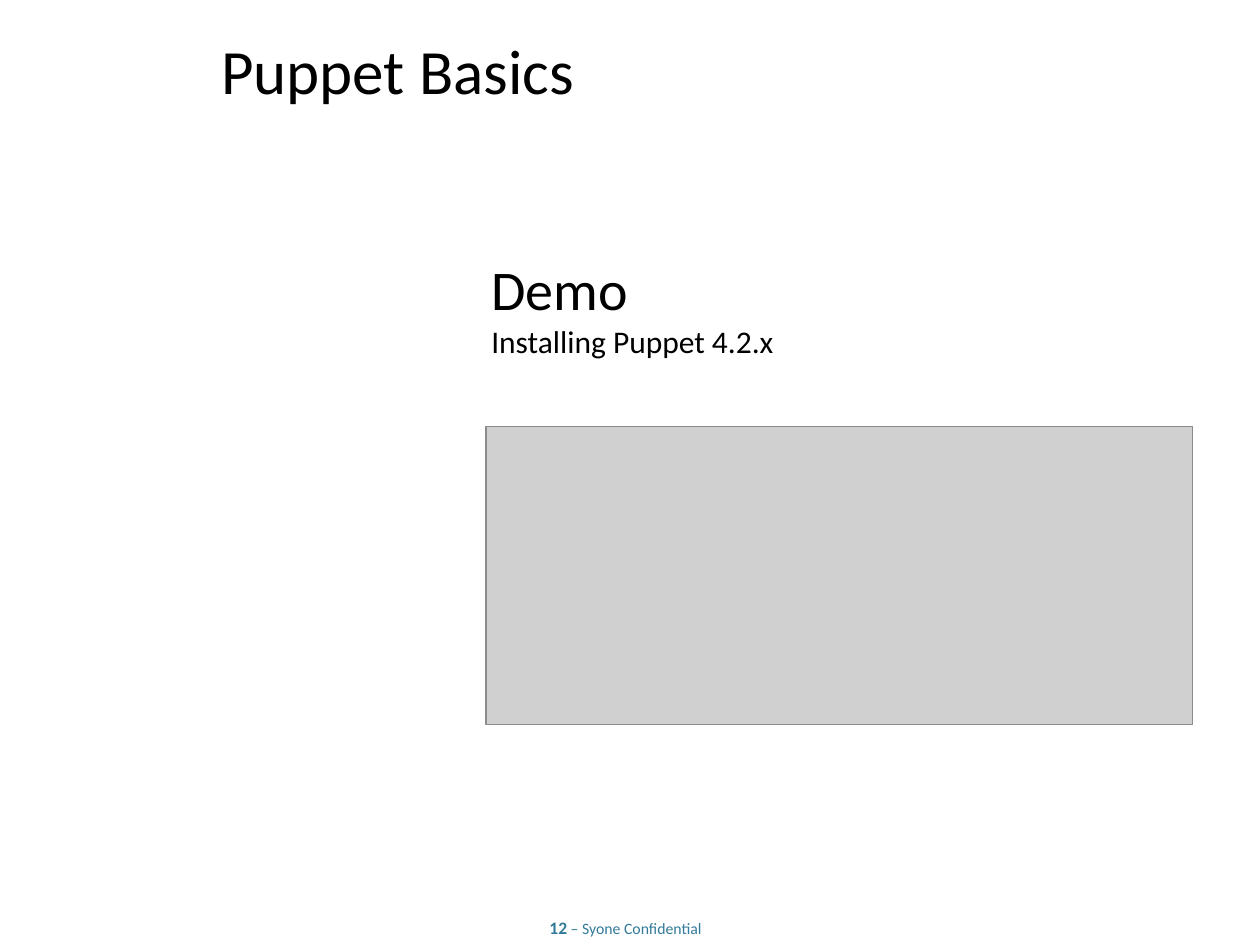
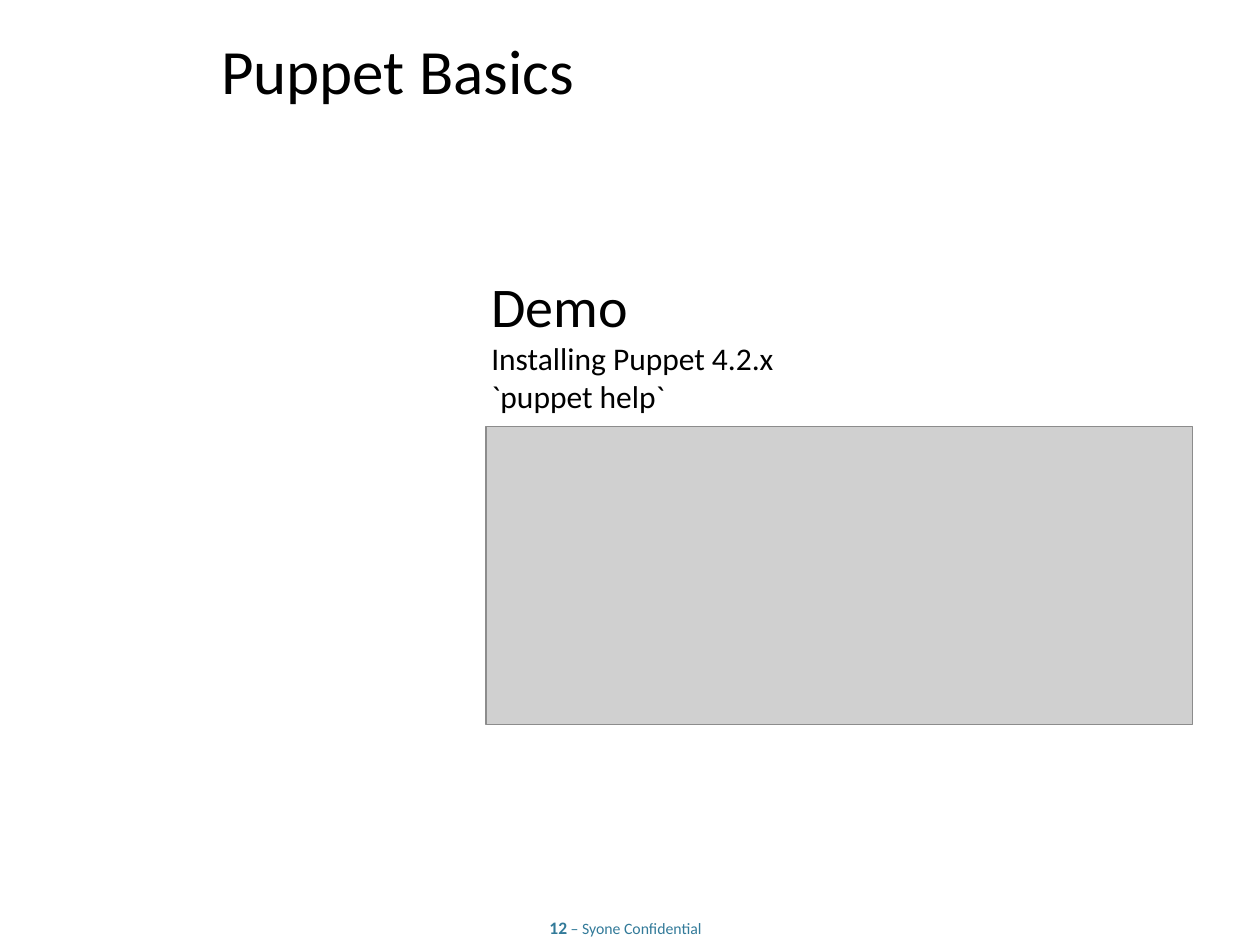
Before and after one commit to lpalgarvio/puppet-training, a slide deck: slide 12 of presentation/Advanced Puppet.odp. Drawn at 1260x945 pixels with LibreOffice and Linux fonts; fonts in the diff are those of the drawing; grey boxes stand for pictures; background and template pictures are left out. Boxes give left, top, right and bottom in pixels: in the first picture for what was removed or moved away, otherwise in the second. Text is boxed around its words. In the diff, an @@ line names an element or a change of style, - is before the commit and + after.

```diff
--- a/presentation/Advanced Puppet.odp
+++ b/presentation/Advanced Puppet.odp
@@ title at [491, 291, 773, 413]: text changed @@
-Demo
-Installing Puppet 4.2.x
+Demo
+Installing Puppet 4.2.x
+`puppet help`
```
Also in this commit, not shown: 5 other slides changed, 9 slides added, 4 other files.
